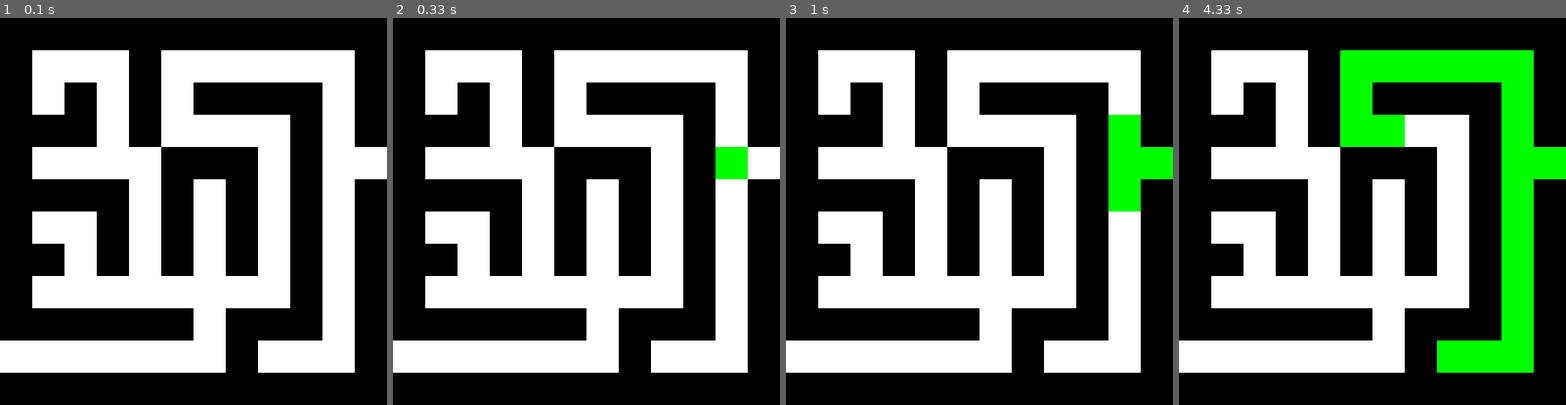
Above: before the commit, frames 1-4 (left to right).
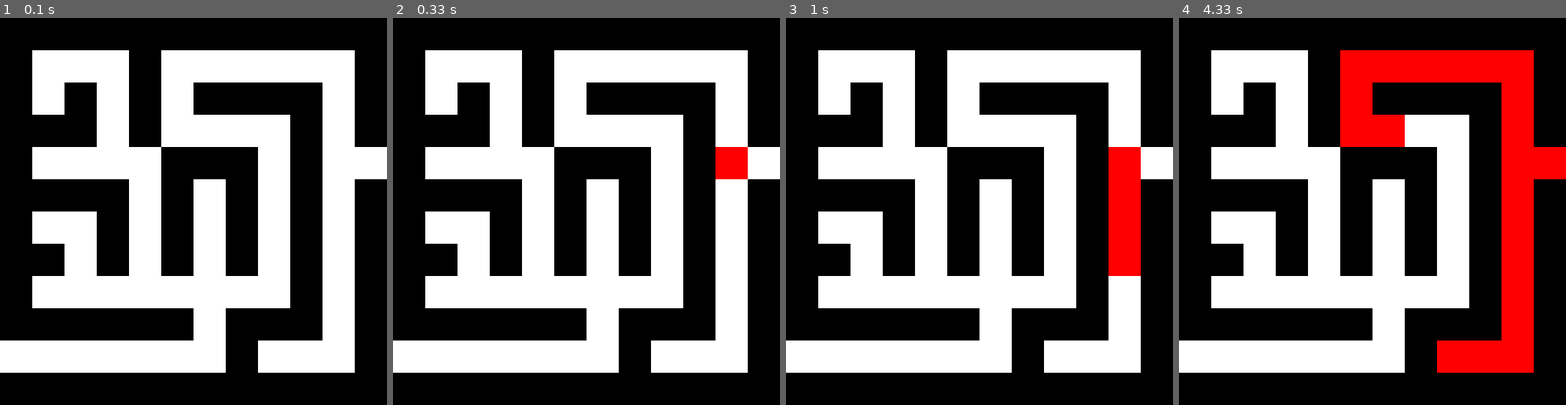
Above: after the commit, the same moments.

Repository: joaovitormelo7/projetoIA-pygame
Game: pygame game, started from pygame/main.py
Same seed, same stepped clock (60 frames per second), same inputs: the game is played once before the commit and once after it.
Inputs:
- Up to frame 1 (0.1 s): no input
- Up to frame 2 (0.33 s): no input
- Up to frame 3 (1 s): no input
- Up to frame 4 (4.33 s): no input

Frame 1 is identical in both runs. In frame 2, 0.7% of the frame differs, in the area x 83-92%, y 33-42%; in frame 3, 4.2%; in frame 4, 15%, in the area x 41-100%, y 8-92%.

Commit message:
adicionando busca A*

Diff:
--- a/pygame/agente.py
+++ b/pygame/agente.py
@@ -6,11 +6,13 @@
         self.caminho = []
 
     def buscar_caminho(self, metodo="largura"):
-        from busca import busca_largura, busca_profundidade
+        from busca import busca_largura, busca_profundidade, busca_a_estrela
 
         if metodo == "largura":
             return busca_largura(self.labirinto, self.start, self.goal)
         elif metodo == "profundidade":
             return busca_profundidade(self.labirinto, self.start, self.goal)
+        elif metodo == "a_estrela":
+            return busca_a_estrela(self.labirinto, self.start, self.goal)
         else:
             raise ValueError("Método inválido.")
--- a/pygame/busca.py
+++ b/pygame/busca.py
@@ -1,4 +1,5 @@
 from collections import deque
+import heapq
 
 def reconstruir_caminho(caminhos, start, goal):
     caminho = []
@@ -51,3 +52,34 @@
                     pilha.append(vizinho)
 
     return [], visitados, ordem_visita
+
+def busca_a_estrela(labirinto, start, goal):
+    def heuristica(atual, goal):
+        return abs(atual[0] - goal[0]) + abs(atual[1] - goal[1]) # Distancia de Manhattan
+
+    fila_prioridade = []
+    heapq.heappush(fila_prioridade, (0, start))
+    visitados = set()
+    caminhos = {start: None}
+    custo_atual = {start: 0}
+    ordem_visita = []
+
+    while fila_prioridade:
+        _, atual = heapq.heappop(fila_prioridade)
+        ordem_visita.append(atual)
+
+        if atual == goal:
+            return reconstruir_caminho(caminhos, start, goal), visitados, ordem_visita
+
+        visitados.add(atual)
+
+        for vizinho in labirinto.vizinhos_validos(*atual):
+            novo_custo = custo_atual[atual] + 1 # Custo do movimento
+
+            if vizinho not in custo_atual or novo_custo < custo_atual[vizinho]:
+                custo_atual[vizinho] = novo_custo
+                prioridade = novo_custo + heuristica(vizinho, goal)
+                heapq.heappush(fila_prioridade, (prioridade, vizinho))
+                caminhos[vizinho] = atual
+
+    return [], visitados, ordem_visita
--- a/pygame/main.py
+++ b/pygame/main.py
@@ -1,6 +1,7 @@
 import pygame
 from labirinto import Labirinto
 from agente import Agente
+
 
 pygame.init()
 
@@ -15,6 +16,7 @@
 PRETO = (0, 0, 0)
 VERDE = (0, 255, 0)
 VERMELHO = (255, 0, 0)
+AZUL = (0, 0, 255)
 
 # Inicializar labirinto
 labirinto = Labirinto(goal=(10, 0))
@@ -22,16 +24,18 @@
 # Inicializar agente
 agente = Agente(labirinto, (4, 10), (10, 0))
 
-# Escolher método de busca
-metodo_busca = "largura"  # Altere para "largura" para usar a busca em largura
+# Escolher método de busca 'largura', 'profundidade' ou 'a_estrela'
+metodo_busca = "a_estrela"
 
 # Executar busca
 if metodo_busca == "largura":
     caminho, visitados, ordem_visita = agente.buscar_caminho(metodo="largura")
 elif metodo_busca == "profundidade":
     caminho, visitados, ordem_visita = agente.buscar_caminho(metodo="profundidade")
+elif metodo_busca == "a_estrela":
+    caminho, visitados, ordem_visita = agente.buscar_caminho(metodo="a_estrela")
 else:
-    raise ValueError("Método de busca inválido. Escolha 'largura' ou 'profundidade'.")
+    raise ValueError("Método de busca inválido. Escolha 'largura' ou 'profundidade' ou 'a_estrela'.")
 
 # Funções de desenho
 def desenhar_labirinto():
Not shown, added: pygame/README.md
